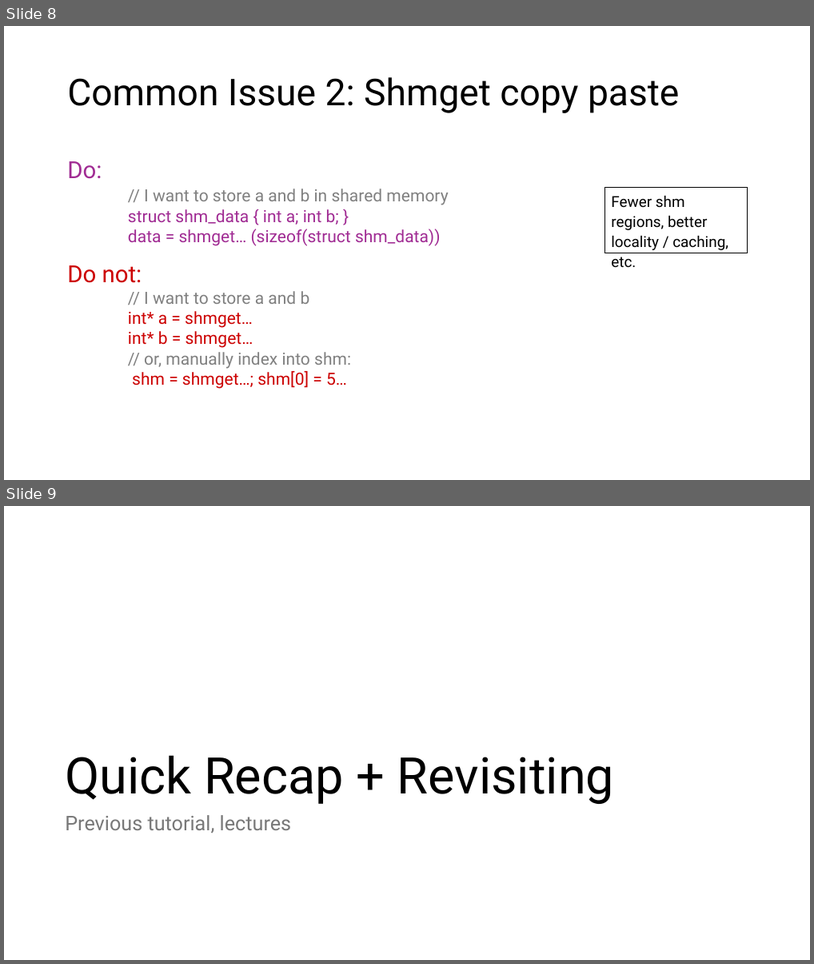
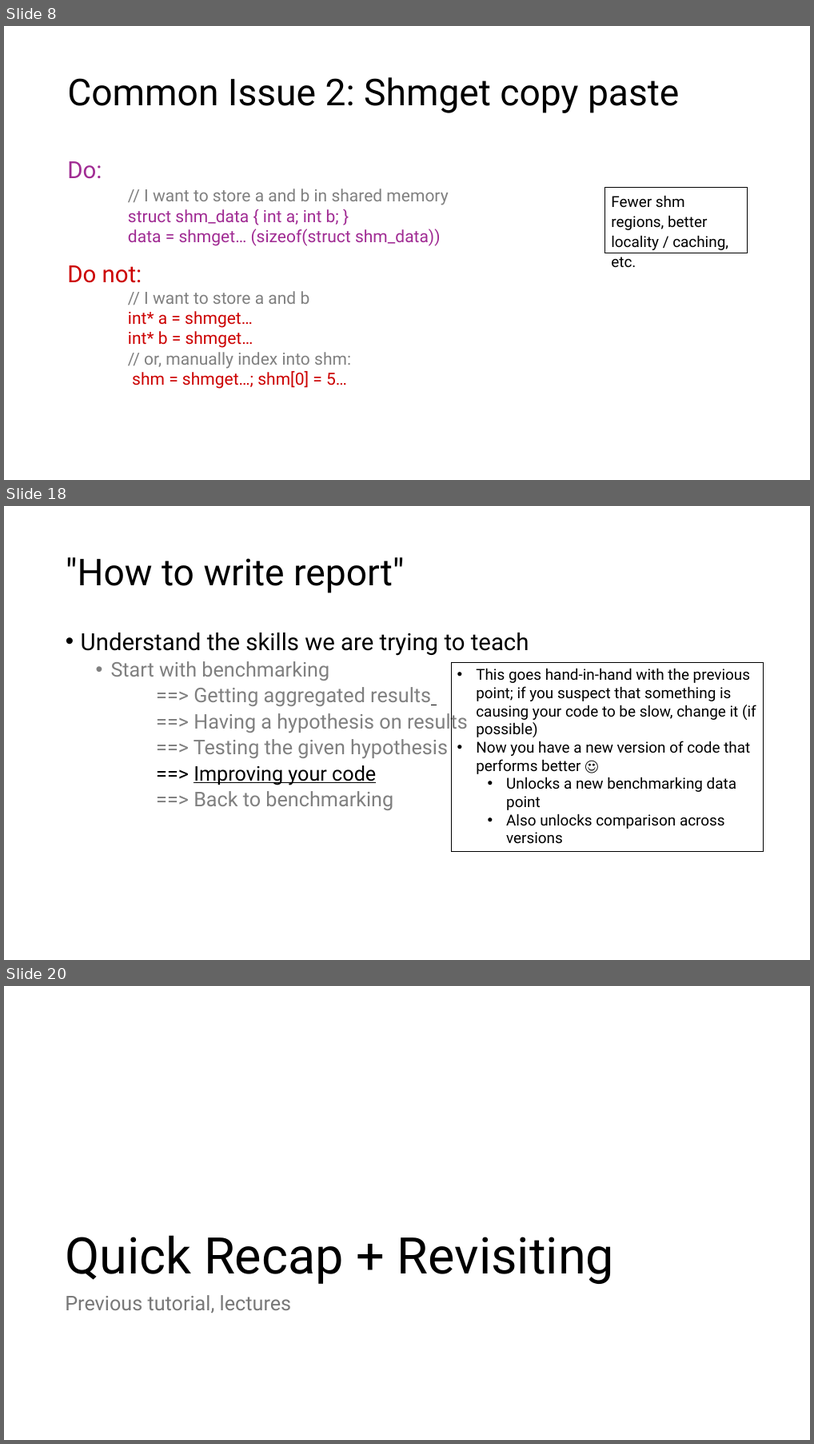
Before and after one commit to theodoreleebrant/TA-2425S1, a slide deck: CS3210/CS3210-TL3 (Lab 2).pptx. Shown one above the other, each under a label of ours: slides 8 and 9 before the commit, slides 8, 18 and 20 after it; the slides between them are not shown. The pictures are 814x964 and 814x1444 pixels, drawn with LibreOffice and Linux fonts; fonts in the diff are those of the drawing. Boxes give left, top, right and bottom in pixels: in the first picture for what was removed or moved away, otherwise in the second. Text is boxed around its words. In the diff, an @@ line names an element or a change of style, - is before the commit and + after.

Commit message:
add "how to write report" section

```diff
--- a/CS3210/CS3210-TL3 (Lab 2).pptx
+++ b/CS3210/CS3210-TL3 (Lab 2).pptx
@@ slide 18 added at bbox=[4, 506, 810, 960], background #FFFFFF @@
@@ title added at bbox=[66, 557, 405, 593], 44 pt, text #000000 @@
+"How to write report"
@@ text added at bbox=[81, 632, 530, 810], 24 pt, text #808080 @@
+• Understand the skills we are trying to teach
+  • Start with benchmarking
+  ==> Getting aggregated results
+  ==> Having a hypothesis on results
+  ==> Testing the given hypothesis
+  ==> Improving your code
+  ==> Back to benchmarking
@@ rectangle added at bbox=[452, 662, 764, 852], outline #000000 0.75 pt, 18 pt, text #000000 @@
+• This goes hand-in-hand with the previous point; if you suspect that something is causing your code to be slow, change it (if possible)
+• Now you have a new version of code that performs better ☺
+  • Unlocks a new benchmarking data point
+  • Also unlocks comparison across versions
@@ what was slide 9 is now slide 20 @@
```
Also in this commit, not shown: 2 slides changed, 10 other slides added.
